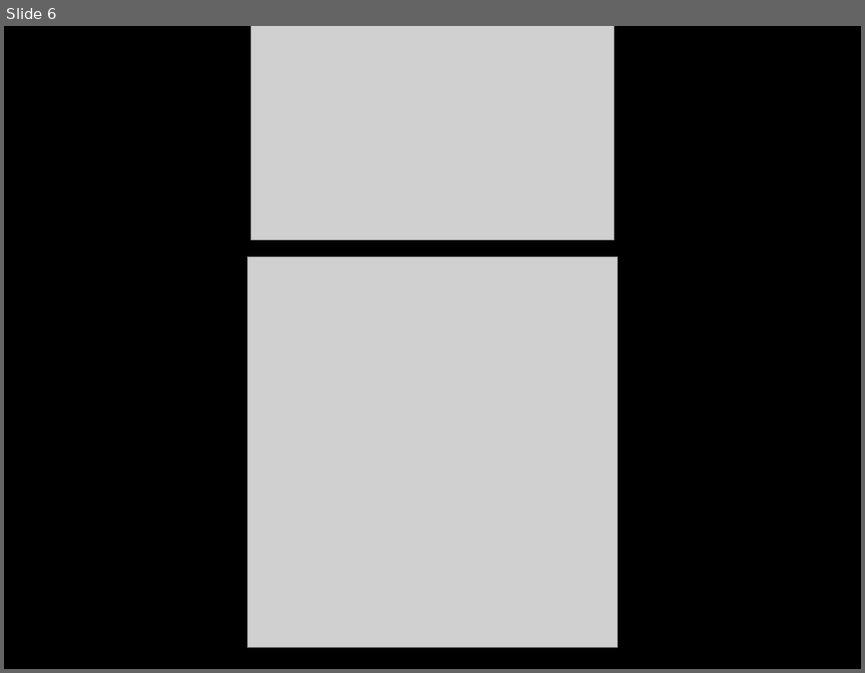
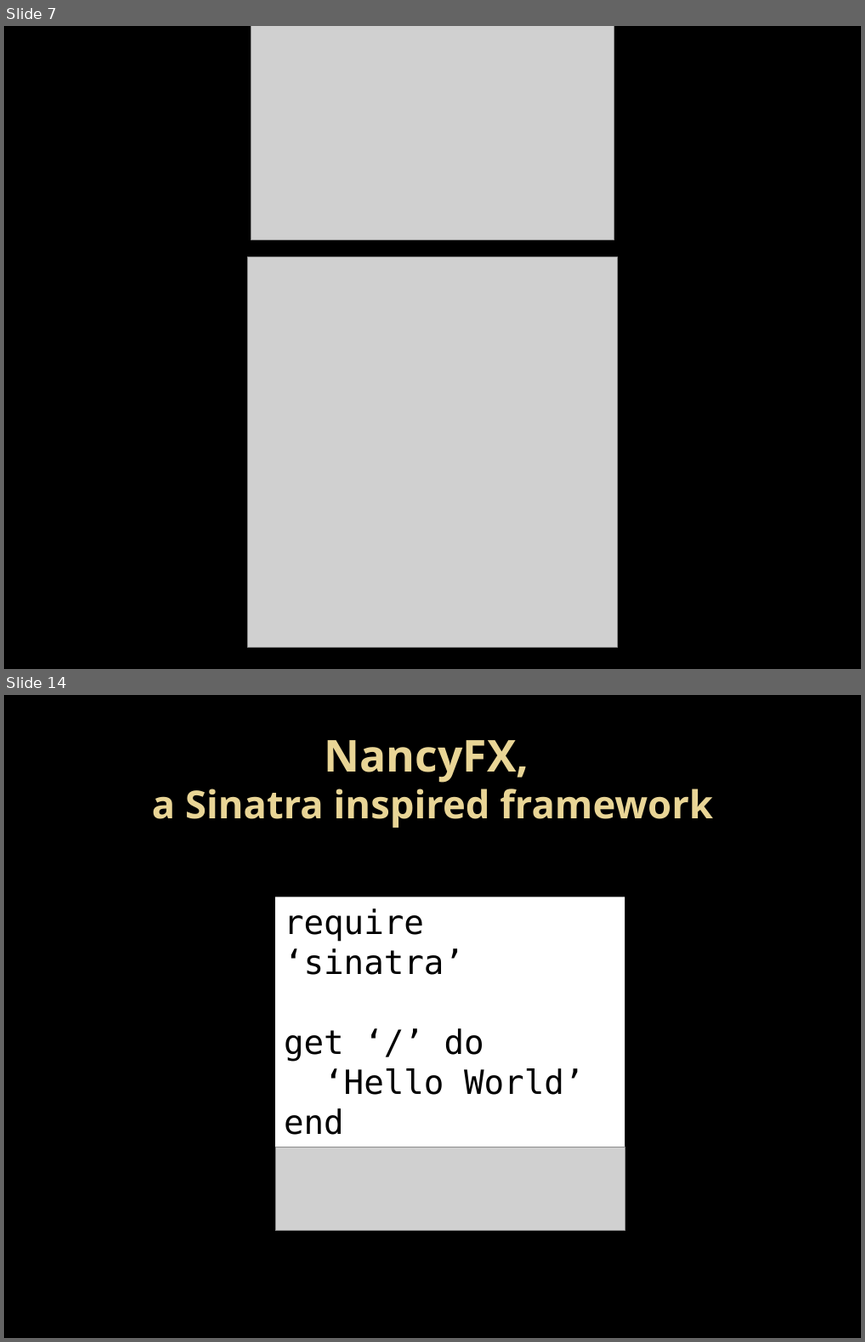
Before and after one commit to justinsoliz/ravendb_nancyfx_presentation, a slide deck: raven_nancy_slides.pptx. Shown one above the other, each under a label of ours: slide 6 before the commit, slides 7 and 14 after it; the slides between them are not shown. The pictures are 865x673 and 865x1342 pixels, drawn with LibreOffice and Linux fonts; fonts in the diff are those of the drawing; grey boxes stand for pictures; background and template pictures are left out. Boxes give left, top, right and bottom in pixels: in the first picture for what was removed or moved away, otherwise in the second. Text is boxed around its words. In the diff, an @@ line names an element or a change of style, - is before the commit and + after.

```diff
--- a/raven_nancy_slides.pptx
+++ b/raven_nancy_slides.pptx
@@ slide 14 added at (4, 695, 861, 1338), background picture (left out) @@
@@ title added at (152, 740, 713, 828), 32.4 pt, text gradient #EAD696 to #E7D081, bold @@
+NancyFX,
+a Sinatra inspired framework
@@ rectangle added at (276, 896, 625, 1147), fill #FFFFFF, 28 pt, text #000000 @@
+require ‘sinatra’
+get ‘/’ do
+‘Hello World’
+end
@@ picture added at (276, 1146, 625, 1231) @@
@@ what was slide 6 is now slide 7 @@
```
Also in this commit, not shown: 1 slide changed, 10 other slides added.
